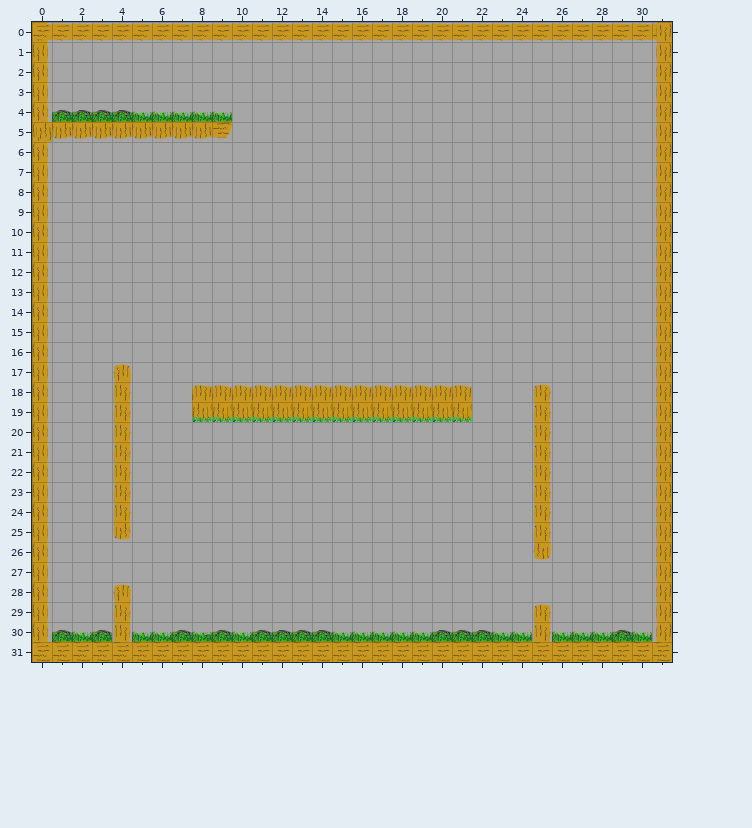
Level history. Tiled map: Gravitaion-android/assets/data/maps/level_1.tmx. That is the earlier state.
Cells are 32x32 px. Shown: x 0..31, y 0..31.
Now the later version:
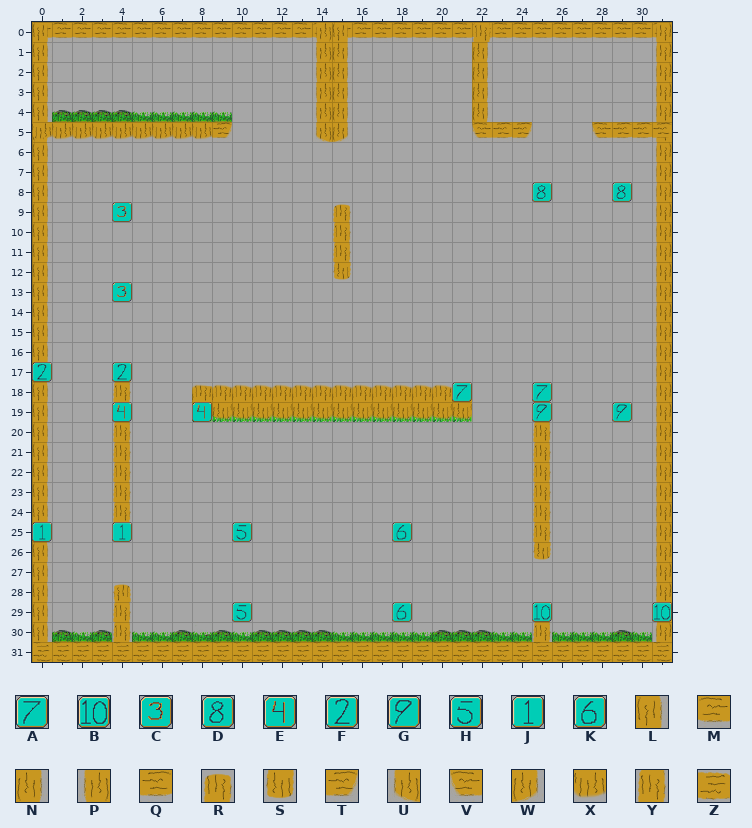
Key: from "stations": A 0, B 1, C 2, D 3, E 4, F 5, G 6, H 7, J 8, K 9; from "tileset": L 0, M 0 flipped on the diagonal, N 0 flipped up-down, P 0 turned 180, Q 0 turned 90, R 16, S 16 turned 180, T 17 flipped on the other diagonal, U 17 flipped up-down, V 17 turned 270, W 49 flipped up-down, X 186 flipped up-down, Y 202, Z 202 turned 90.
_ is an empty cell, . an unchanged one.
Tiles of an added or newly shown layer are drawn over the layers below it.
The exact change:
--- layer "Background"
@@ x 0..31 @@
- 0 LZZZZZZZZZZZZZZZZZZZZZZZZZZZZZZZ
- 1 ..............__......_.........
- 2 ..............__......_.........
- 3 ..............__......_.........
- 4 ..............__......_.........
- 5 L.............__......___...___.
+ 0 MMMMMMMMMMMMMMMMMMMMMMMMMMMMMMMM
+ 1 ..............PN......N.........
+ 2 ..............PN......N.........
+ 3 ..............PN......N.........
+ 4 ..............PN......N.........
+ 5 N.............UW......VQT...VQQ.
@@ x 15..15 @@
- 9 _
-10 _
-11 _
-12 _
+ 9 R
+10 Y
+11 Y
+12 S
--- layer "Foreground"
@@ x 0..22 @@
- 0 Z.............__......_
+ 0 L.............PL......Y
@@ x 0..31 @@
- 5 U.............................._
+ 5 X..............................Q
--- layer "passages" (now shown)
@@ x 4..29 @@
- 8 ....................._..._
- 9 _.........................
+ 8 .....................D...D
+ 9 C.........................
@@ x 4..4 @@
-13 _
+13 C
@@ x 0..29 @@
-17 _..._.........................
-18 ....................._..._....
-19 ...._..._................_..._
+17 F...F.........................
+18 .....................A...A....
+19 ....E...E................G...G
@@ x 0..18 @@
-25 _..._....._......._
+25 J...J.....H.......K
@@ x 10..31 @@
-29 _......._......_....._
+29 H.......K......B.....B
